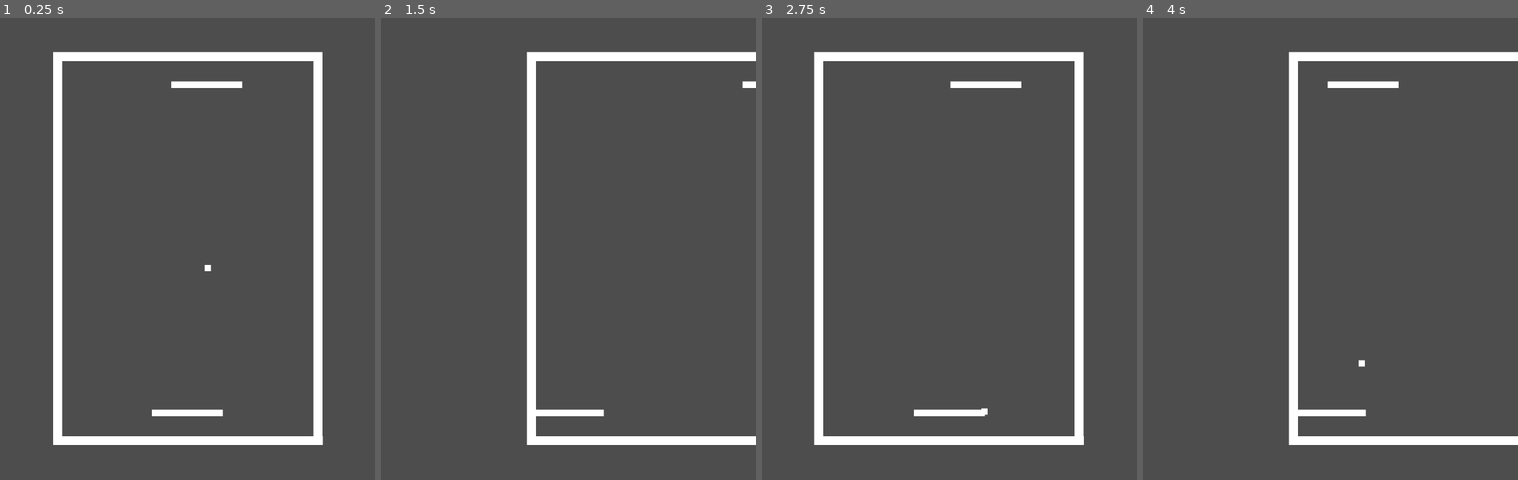
Above: before the commit, frames 1-4 (left to right).
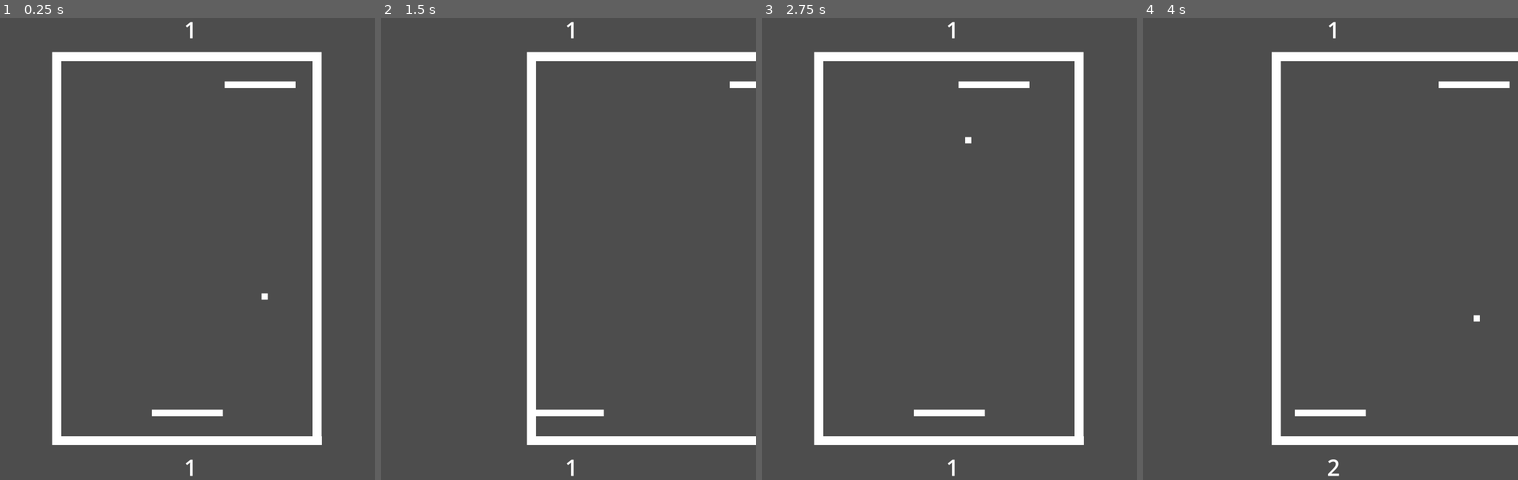
Above: after the commit, the same moments.

Repository: rynong99/AltArcade
Game: Godot game, scene res://AudioPong.tscn
Same seed, same stepped clock (60 frames per second), same inputs: the game is played once before the commit and once after it.
Inputs:
- Up to frame 1 (0.25 s): no input
- Up to frame 2 (1.5 s): hold J (FarRight) 0.53-1.28 s; hold G (Center) 0.53-1.28 s; hold D (FarLeft) from 1.28 s (still down); tap G (Center) at 1.35 s
- Up to frame 3 (2.75 s): release D (FarLeft) at 2.03 s; hold J (FarRight) from 2.03 s (still down); hold G (Center) from 2.03 s (still down)
- Up to frame 4 (4 s): release G (Center) at 2.78 s; tap G (Center) at 2.85 s; release J (FarRight) at 3.53 s; hold D (FarLeft) from 3.53 s (still down); hold G (Center) from 3.53 s (still down)

The runs differ from the first frame. In frame 1, 1.7% of the frame differs, in the area x 13-87%, y 0-100%; in frame 2, 0.1%; in frame 3, 0.2%; in frame 4, 4.9%, in the area x 34-98%, y 0-100%.

Commit message:
arduino control

Diff:
--- a/audiopong/AudioPong.tscn
+++ b/audiopong/AudioPong.tscn
@@ -1,7 +1,8 @@
-[gd_scene load_steps=13 format=3 uid="uid://ckcgn82n5p0tl"]
+[gd_scene load_steps=16 format=3 uid="uid://ckcgn82n5p0tl"]
 
 [ext_resource type="Script" path="res://play_area.gd" id="1_6o025"]
 [ext_resource type="Script" path="res://ball.gd" id="1_8jdvn"]
+[ext_resource type="Script" path="res://scorekeeper.gd" id="1_fdqwc"]
 [ext_resource type="AudioStream" uid="uid://dg7qpk43qcq0a" path="res://musicalball.mp3" id="3_v7a4m"]
 [ext_resource type="AudioStream" uid="uid://dhv7jfemcrros" path="res://impact.mp3" id="4_40nlw"]
 [ext_resource type="Script" path="res://paddle.gd" id="4_xmwbc"]
@@ -21,19 +22,23 @@
 [sub_resource type="RectangleShape2D" id="RectangleShape2D_8ysux"]
 size = Vector2(227, 20)
 
+[sub_resource type="RectangleShape2D" id="RectangleShape2D_vgrj8"]
+size = Vector2(803, 20)
+
+[sub_resource type="LabelSettings" id="LabelSettings_1pjec"]
+font_size = 72
+
 [node name="Game" type="Node2D"]
 position = Vector2(200, 200)
-metadata/_edit_group_ = true
+script = ExtResource("1_fdqwc")
 
 [node name="PlayArea" type="Area2D" parent="."]
-position = Vector2(3, 0)
 script = ExtResource("1_6o025")
 
 [node name="Ball" type="Area2D" parent="PlayArea"]
 position = Vector2(400, 600)
 script = ExtResource("1_8jdvn")
 speed = Vector2(250, 250)
-metadata/_edit_group_ = true
 
 [node name="Sprite2D" type="Sprite2D" parent="PlayArea/Ball"]
 scale = Vector2(20, 20)
@@ -45,13 +50,14 @@
 [node name="AnnoyingMusic" type="AudioStreamPlayer2D" parent="PlayArea/Ball"]
 stream = ExtResource("3_v7a4m")
 autoplay = true
-max_distance = 1200.0
-attenuation = 5.0
+max_distance = 1600.0
+attenuation = 3.0
 panning_strength = 10.0
 
 [node name="Hit" type="AudioStreamPlayer2D" parent="PlayArea/Ball"]
 stream = ExtResource("4_40nlw")
-max_distance = 1000.0
+max_distance = 1600.0
+attenuation = 2.0
 
 [node name="Sprite2D2" type="Sprite2D" parent="PlayArea"]
 position = Vector2(815, 585.5)
@@ -91,6 +97,20 @@
 position = Vector2(1, 0)
 shape = SubResource("RectangleShape2D_8ysux")
 
+[node name="Top" type="Area2D" parent="PlayArea"]
+position = Vector2(398, 12)
+metadata/_edit_group_ = true
+
+[node name="CollisionShape2D" type="CollisionShape2D" parent="PlayArea/Top"]
+shape = SubResource("RectangleShape2D_vgrj8")
+
+[node name="Bottom" type="Area2D" parent="PlayArea"]
+position = Vector2(399, 1191)
+metadata/_edit_group_ = true
+
+[node name="CollisionShape2D" type="CollisionShape2D" parent="PlayArea/Bottom"]
+shape = SubResource("RectangleShape2D_vgrj8")
+
 [node name="Paddle" type="Area2D" parent="."]
 position = Vector2(400, 1125)
 script = ExtResource("4_xmwbc")
@@ -108,5 +128,29 @@
 [node name="AudioListener2D" type="AudioListener2D" parent="Paddle"]
 current = true
 
+[node name="CPUScore" type="Label" parent="."]
+offset_left = 360.0
+offset_top = -150.0
+offset_right = 460.0
+offset_bottom = -50.0
+theme_override_font_sizes/font_size = 48
+text = "0"
+label_settings = SubResource("LabelSettings_1pjec")
+horizontal_alignment = 1
+vertical_alignment = 1
+
+[node name="PlayerScore" type="Label" parent="."]
+offset_left = 360.0
+offset_top = 1250.0
+offset_right = 460.0
+offset_bottom = 1350.0
+theme_override_font_sizes/font_size = 48
+text = "0"
+label_settings = SubResource("LabelSettings_1pjec")
+horizontal_alignment = 1
+vertical_alignment = 1
+
 [connection signal="area_entered" from="PlayArea/Paddle" to="PlayArea/Ball" method="_on_paddle_area_entered"]
+[connection signal="area_entered" from="PlayArea/Top" to="." method="_on_top_area_entered"]
+[connection signal="area_entered" from="PlayArea/Bottom" to="." method="_on_bottom_area_entered"]
 [connection signal="area_entered" from="Paddle" to="PlayArea/Ball" method="_on_paddle_area_entered"]
--- a/audiopong/play_area.gd
+++ b/audiopong/play_area.gd
@@ -1,6 +1,6 @@
 extends Area2D
 
-var speed = 500
+var speed = 300
 # Called when the node enters the scene tree for the first time.
 func _ready() -> void:
 	pass # Replace with function body.
@@ -9,15 +9,44 @@
 # Called every frame. 'delta' is the elapsed time since the previous frame.
 func _process(delta: float) -> void:
 	if Input.is_action_pressed("FarLeft"):
-		global_position.x = 500
+		if global_position.x < 500:
+			global_position.x += speed * delta * 7
+		else:
+			global_position.x = 500
 	elif Input.is_action_pressed("Left"):
-		global_position.x = 300
+		if global_position.x < 300:
+			global_position.x += speed * delta * 7
+		elif global_position.x > 300:
+			global_position.x -= speed * delta * 7
+		else:
+			global_position.x = 300
 	elif Input.is_action_pressed("Center"):
 		global_position.x = 200
 	elif Input.is_action_pressed("FarRight"):
-		global_position.x = -100
+		if global_position.x > -100:
+			global_position.x -= speed * delta * 7
+		else:
+			global_position.x = -100
 	elif Input.is_action_pressed("Right"):
-		global_position.x = 100
+		if global_position.x > 100:
+			global_position.x -= speed * delta * 7
+		elif global_position.x < 100:
+			global_position.x += speed * delta * 7
+		else:
+			global_position.x = 100
 
 
-	$Paddle.position.x = $Ball.position.x #Cheater AI Test Code
+	#$Paddle.position.x = $Ball.position.x #Cheater AI Test Code
+	var right_pos = $Paddle.position
+	var ball_pos = $Ball.position
+	if (right_pos.x > ball_pos.x):
+		right_pos.x += -speed * delta * 0.5
+	if (right_pos.x < ball_pos.x):
+		right_pos.x += speed * delta * 0.5
+	#right_pos.y = ball_pos.y #Cheater AI
+	#if (right_pos.y > 0 and Input.is_action_pressed("RightUp")):
+		#right_pos.y += -PAD_SPEED * delta
+	#if (right_pos.y < screen_size.y and Input.is_action_pressed("RightDown")):
+		#right_pos.y += PAD_SPEED * delta
+
+	$Paddle.position = right_pos
--- /dev/null
+++ b/audiopong/scorekeeper.gd
@@ -0,0 +1,31 @@
+extends Node2D
+
+@onready var player_score_label = $PlayerScore
+@onready var CPU_score_label = $CPUScore
+var player_score = 0
+var CPU_score = 0
+# Called when the node enters the scene tree for the first time.
+func _ready() -> void:
+	pass
+
+
+# Called every frame. 'delta' is the elapsed time since the previous frame.
+func _process(delta: float) -> void:
+	player_score_label.text = str(player_score)
+	CPU_score_label.text = str(CPU_score)
+
+func _on_top_area_entered(area: Area2D) -> void:
+	player_score += 1
+	reset() # Replace with function body.
+
+
+func _on_bottom_area_entered(area: Area2D) -> void:
+	CPU_score += 1 # Replace with function body.
+	reset()
+
+func reset():
+	$PlayArea.position.x = 0;
+	$PlayArea/Ball.position.x = 600;
+	$PlayArea/Ball.position.y = 800;
+	$PlayArea/Ball.speed = Vector2(200,200);
+	$PlayArea/Paddle.position.x = 600;
Not shown, changed: .DS_Store
Not shown, added: audiopong/.DS_Store
Not shown, added: audiopong/GyroControl_copy_20240916125601.ino
